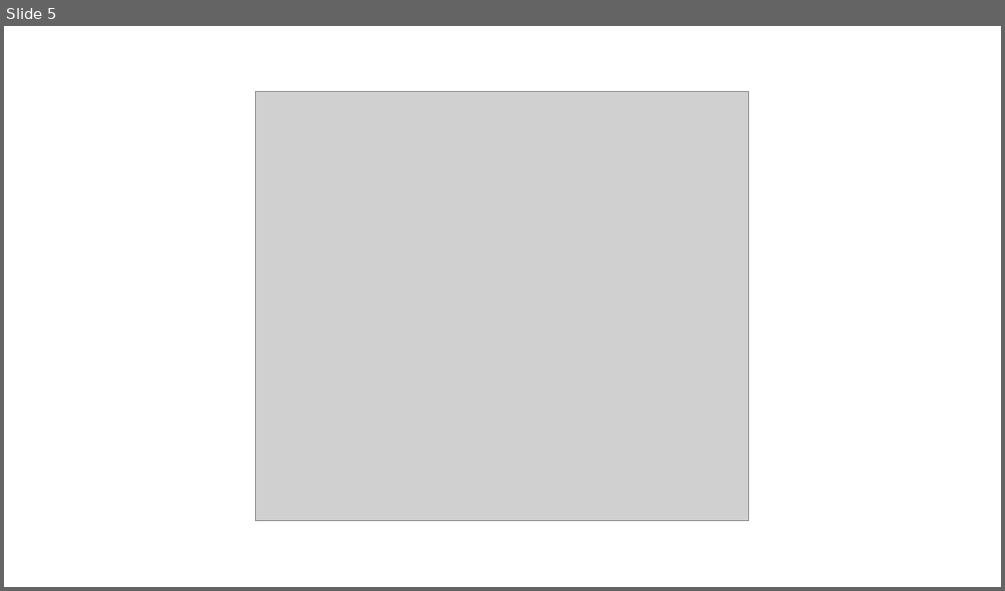
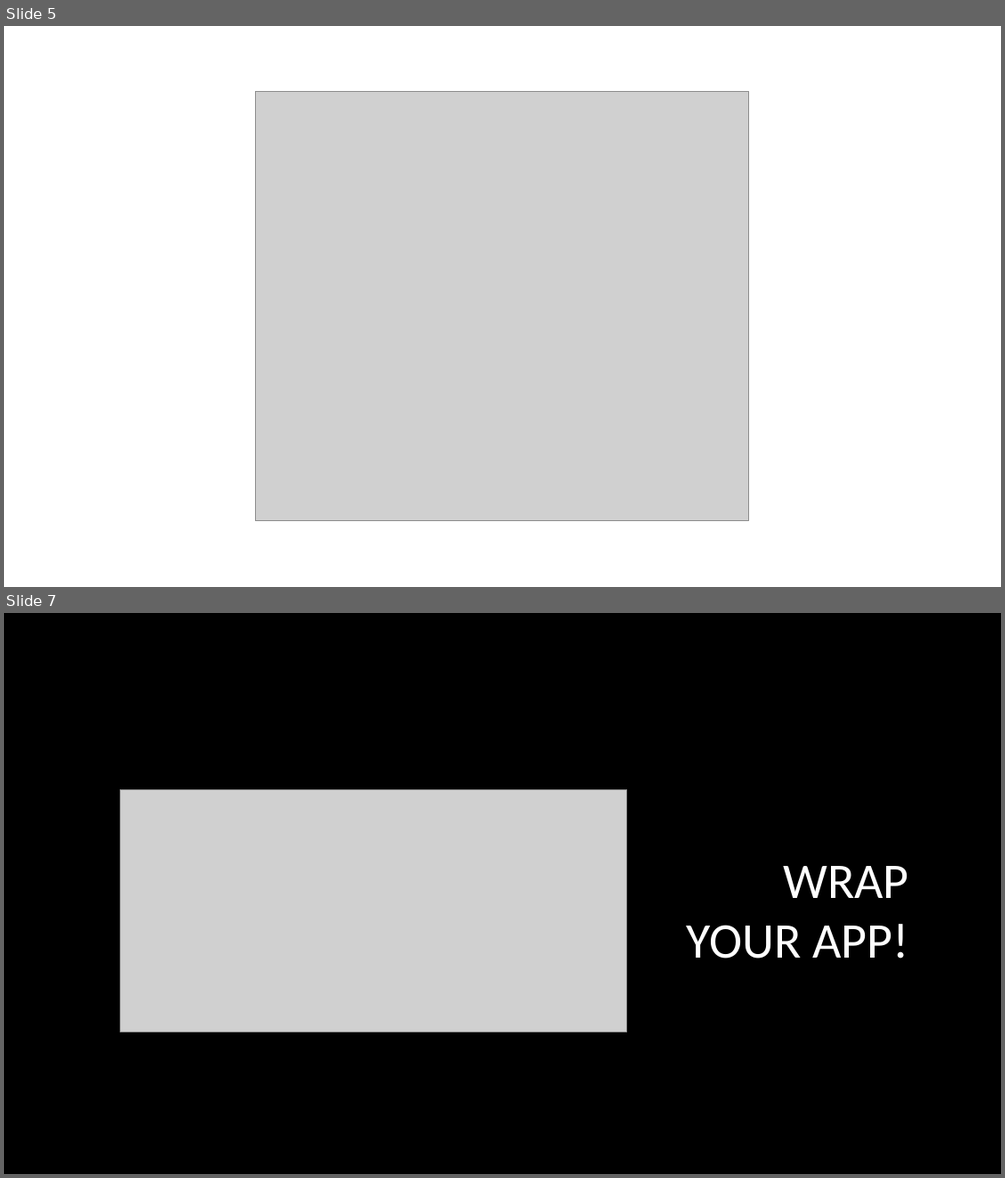
Before and after one commit to Alexpittendrigh/Talks, a slide deck: Redux/Another Redux Talk.pptx. Shown one above the other, each under a label of ours: slide 5 before the commit, slides 5 and 7 after it; the slides between them are not shown. The pictures are 1005x591 and 1005x1178 pixels, drawn with LibreOffice and Linux fonts; fonts in the diff are those of the drawing; grey boxes stand for pictures; background and template pictures are left out. Boxes give left, top, right and bottom in pixels: in the first picture for what was removed or moved away, otherwise in the second. Text is boxed around its words. In the diff, an @@ line names an element or a change of style, - is before the commit and + after.

```diff
--- a/Redux/Another Redux Talk.pptx
+++ b/Redux/Another Redux Talk.pptx
@@ slide 7 added at [4,613,1001,1174], background picture (left out) @@
@@ picture added at [121,789,627,1032] @@
@@ title added at [687,866,908,958], 48 pt, text #FFFFFF @@
+WRAP YOUR APP!
```
Also in this commit, not shown: 1 slide changed, 3 other slides added, 4 other files.
